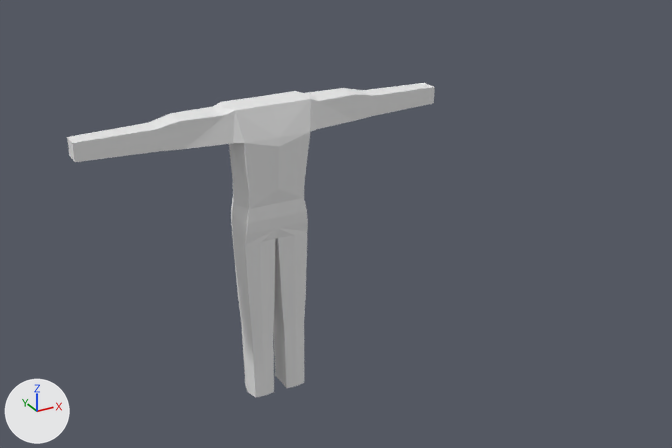
Before and after pictures for a commit that changed the Blender file Main Character.blend.
Before and after are seen from a 50 mm lens placed at (-4.8, -10.59, 4.4), pointed at (1.13, 0.2, -1.0). The lights are fixed; the arrows at lower left show +X, +Y and +Z.
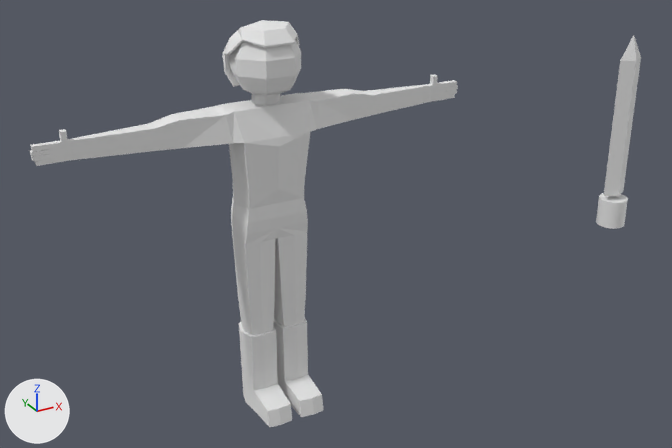
Commit message: Main character

Pixel boxes [x1, y1, x2, y2] of what changed, in the pictures (672 x 448 px):
'Cube', reshaped, modifiers changed (16% wider, 30% taller)
    before: [67, 83, 435, 397]
    after: [30, 20, 458, 427]
'Cone', added
    after: [596, 35, 641, 229]
part 1 of me_cube, added
    after: [222, 20, 300, 87]
part 2 of me_cube, built on
    before: [67, 83, 435, 397]
    after: [30, 40, 458, 427]

What the commit changed:
me_cube is used by ob_cube; location (0.0, 0.0, 0.0); scale (0.527, 0.458, 0.755).
me_cube had 93 vertices, 81 faces and spanned x 0.0..4.79, y -0.79..0.65, z -4.29..1.39.
me_cube now has 418 vertices, 382 faces and spans x -5.66..5.66, y -1.62..1.07, z -4.51..2.73.
me_cube part 1: a new loose piece of 52 vertices spanning x -0.96..0.91, y -0.98..1.07, z 1.62..2.73, in mat_material (white #e7e7e7).
me_cube part 2: 16 vertices moved from x 0.0..2.9, y -0.46..0.48, z -4.29..1.39 to x 0.0..2.9, y -0.53..0.56, z -2.93..1.35; 13 vertices removed from x 0.0..4.79, y -0.48..0.41, z -4.29..1.39; 286 vertices added at x -5.66..5.66, y -1.62..1.07, z -4.51..2.69.
Mesh me_cone is new.
It has 73 vertices, 43 faces and spans x -0.86..0.94, y -2.01..2.01, z -11.85..0.48.
Object 'Cube' (ob_cube) loses its MIRROR modifier named 'Mirror'.
Modifier setting removed (it was use_clip = True).
Object 'Cone' (ob_cone) is new; it shows me_cone.
Its location is (6.68, 0.29, 1.01).
Its scale is (0.27, 0.12, 0.27).
